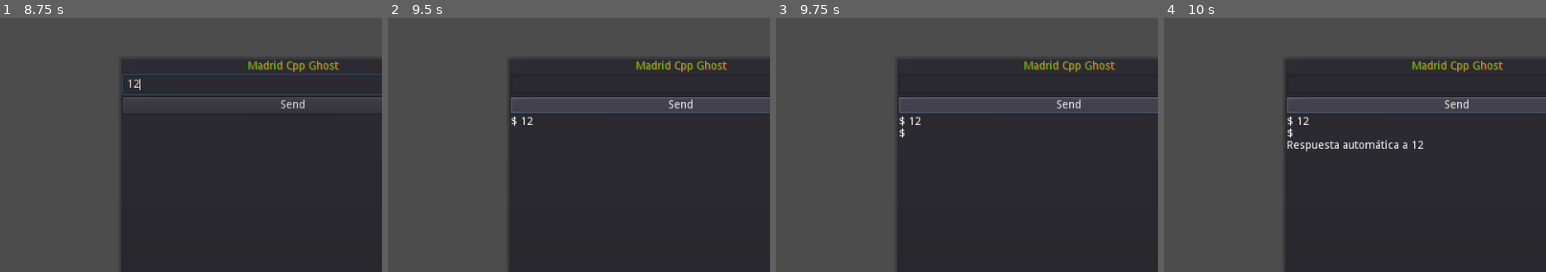
Above: before the commit, frames 1-4 (left to right).
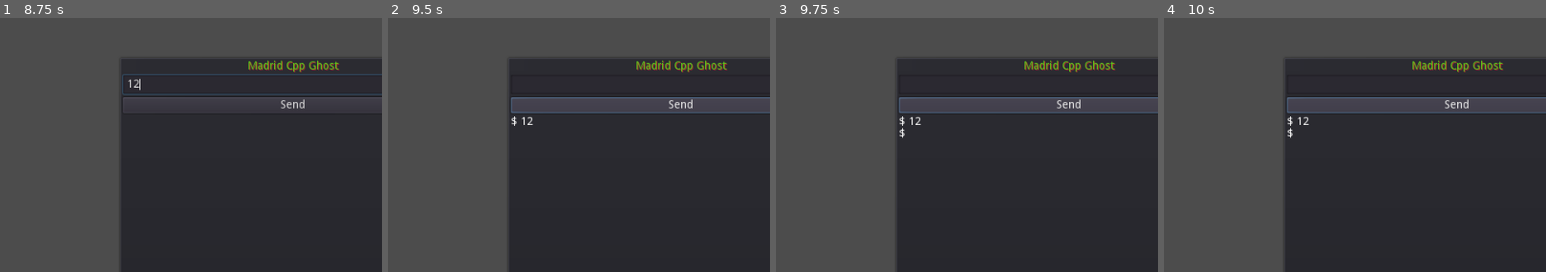
Above: after the commit, the same moments.

Repository: jgsogo/talk-godot-gdnative
Game: Godot game, scene res://MainScene.tscn
The game is run twice, just before and just after one commit, with the same random seed, the same clock (stepped at 60 frames per second) and the same inputs. The engine's default icon, where the game draws it, is replaced by a stand-in: a white triangle on a blue panel in a dark square.
Inputs (mouse positions are % of the whole screen's width and height, from its top left):
- Up to frame 1 (8.75 s): tap Enter at 0.5, 2, 3.5 s; hold Up (ui_up) 0.53-2.03 s; tap Space at 1.25, 2.75 s; hold Left (ui_left) 2.03-3.53 s; hold Down (ui_down) 3.53-4.28 s; hold Right (ui_right) 4.28-5.03 s; hold Up (ui_up) 5.03-5.78 s; hold Right (ui_right) 5.78-8 s; click (50, 26) at 8.02 s; type "12" at 8.1 s
- Up to frame 2 (9.5 s): click "Send" at 8.75 s
- Up to frame 3 (9.75 s): tap Space at 9.5 s; hold Down (ui_down) from 9.53 s (still down)
- Up to frame 4 (10 s): keep holding Down (ui_down)
The pictures show only the part of the screen within x 12-62%, y 13-62%; the shares and areas given below are measured in that part.

Frames 1-3 are identical in both runs. In frame 4, 0.6% of the frame differs, in the area x 32-68%, y 48-53%.
Error after the commit: Parse Error: Can't preload resource at path: res://package/bin/godot-game-ia.gdns (res://MainScene.gd:3)

Commit message:
working example

Diff:
--- a/godot/Dialog.gd
+++ b/godot/Dialog.gd
@@ -2,6 +2,7 @@
 
 signal text_sent(msg)
 signal popup_hide
+signal popup_show
 
 onready var msg_box := $PopupPanel/Contents/GhostMsg
 onready var input := $PopupPanel/Contents/Input
@@ -13,7 +14,6 @@
 	$Ghost.visible = true
 	$PopupPanel.popup_centered()
 	get_tree().paused = true
-
 
 func _on_Dialog_body_exited(body):
 	$Ghost.visible = false
@@ -27,6 +27,9 @@
 	get_tree().paused = false
 	emit_signal("popup_hide")
 
-
 func _on_Input_text_entered(new_text):
 	_on_SendButton_pressed()
+
+func _on_PopupPanel_about_to_show():
+	print("_on_PopupPanel_about_to_show")
+	emit_signal("popup_show")
--- a/godot/Dialog.tscn
+++ b/godot/Dialog.tscn
@@ -60,6 +60,7 @@
 scroll_following = true
 [connection signal="body_entered" from="." to="." method="_on_Dialog_body_entered"]
 [connection signal="body_exited" from="." to="." method="_on_Dialog_body_exited"]
+[connection signal="about_to_show" from="PopupPanel" to="." method="_on_PopupPanel_about_to_show"]
 [connection signal="popup_hide" from="PopupPanel" to="." method="_on_PopupPanel_popup_hide"]
 [connection signal="text_entered" from="PopupPanel/Contents/Input" to="." method="_on_Input_text_entered"]
 [connection signal="pressed" from="PopupPanel/Contents/SendButton" to="." method="_on_SendButton_pressed"]
--- a/godot/MainScene.gd
+++ b/godot/MainScene.gd
@@ -1,11 +1,20 @@
 extends Node2D
 
+onready var GodotGameIA = preload("res://package/bin/godot-game-ia.gdns").new()
+onready var chat_id = 118716073
 
-#TODO: Javi, pon aquí la llamada a la DLL en vez del código del timer
-#      Para mostrar algo, usa $Dialog.add_text("...")
+func _on_Dialog_popup_show():
+	GodotGameIA.register_callback(self, chat_id)
+
+
 func _on_Dialog_text_sent(msg)->void:
-	yield(get_tree().create_timer(1), "timeout")
-	$Dialog.add_text("Respuesta automática a " + msg)
+	#yield(get_tree().create_timer(1), "timeout")
+	#$Dialog.add_text("Respuesta automática a " + msg)
+	GodotGameIA.send_message(msg, chat_id)
+
+func gdscript_callback(msg):
+	#print("Called back from native C++ code: " + msg)
+	$Dialog.add_text("Johnny: " + msg)
 
 
 func _on_Dialog_popup_hide():
--- a/godot/MainScene.tscn
+++ b/godot/MainScene.tscn
@@ -23,4 +23,5 @@
 [node name="Dialog" parent="." instance=ExtResource( 4 )]
 position = Vector2( 790, 170 )
 [connection signal="popup_hide" from="Dialog" to="." method="_on_Dialog_popup_hide"]
+[connection signal="popup_show" from="Dialog" to="." method="_on_Dialog_popup_show"]
 [connection signal="text_sent" from="Dialog" to="." method="_on_Dialog_text_sent"]
Not shown, added: .gitignore
Not shown, added: cpp/CMakeLists.txt
Not shown, changed: cpp/conanfile.py
Not shown, added: cpp/godot/CMakeLists.txt
Not shown, added: cpp/godot/gdlibrary.cpp
Not shown, added: cpp/godot/godot-game-ia.gdnlib
Not shown, added: cpp/godot/godot-game-ia.gdns
Not shown, added: cpp/godot/godot_ia.cpp
Not shown, added: cpp/godot/godot_ia.h
Not shown, added: cpp/lib/CMakeLists.txt
Not shown, added: cpp/lib/ia.cpp
Not shown, added: cpp/lib/ia.h
